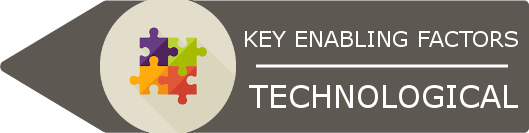
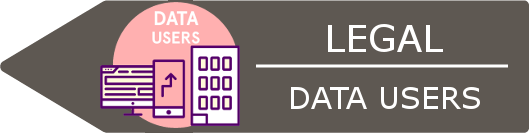
Layer changes from the first 529px x 133px image to the second:
renamed "KEY ENABLING FACTORS" to "DATA USERS", painted on it over [245,31,518,109]
renamed "TECHNOLOGICAL" to "LEGAL", painted on it over [249,24,518,108]
renamed "factors.png" to "data_users_big.png", painted on it over [100,0,240,133]
